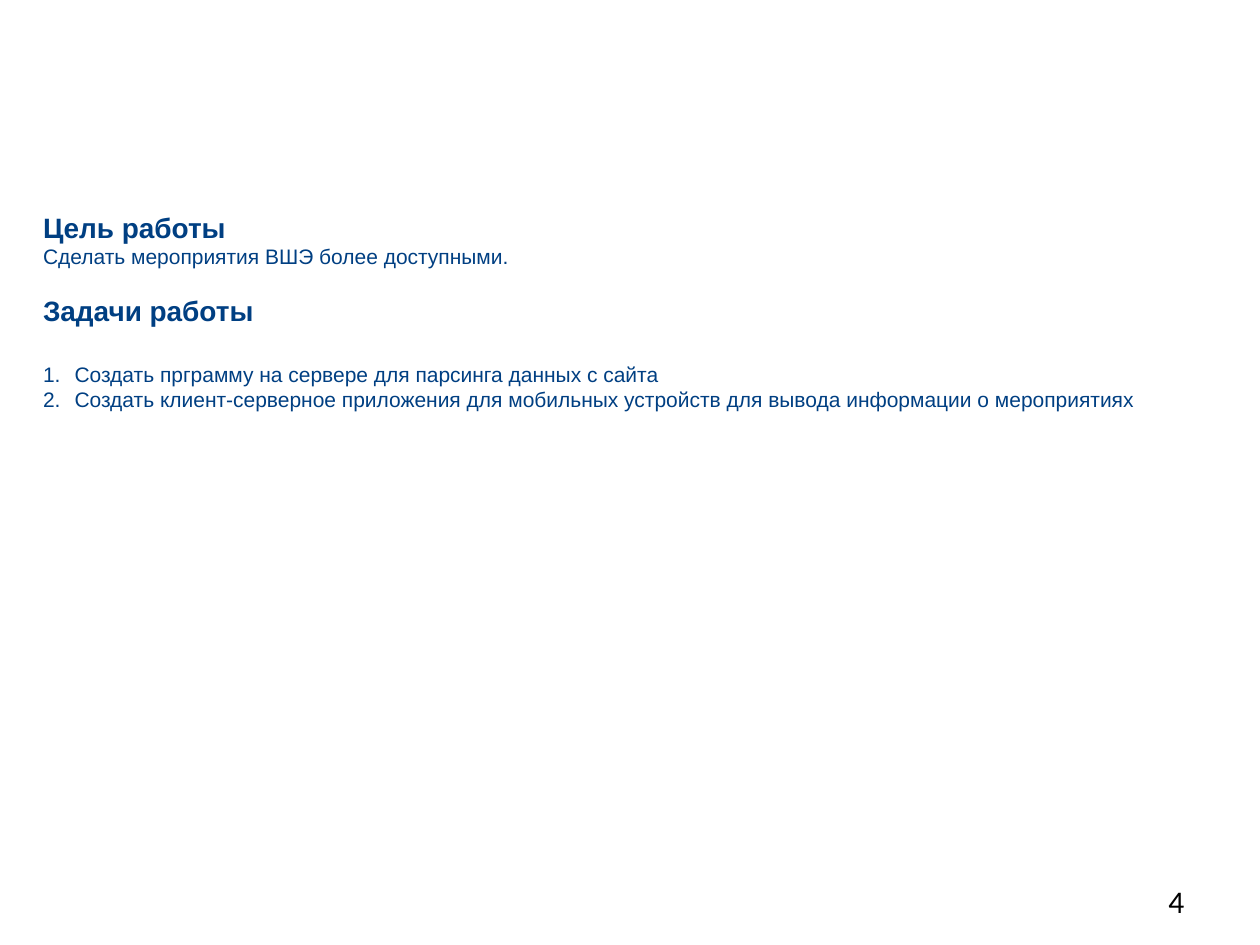
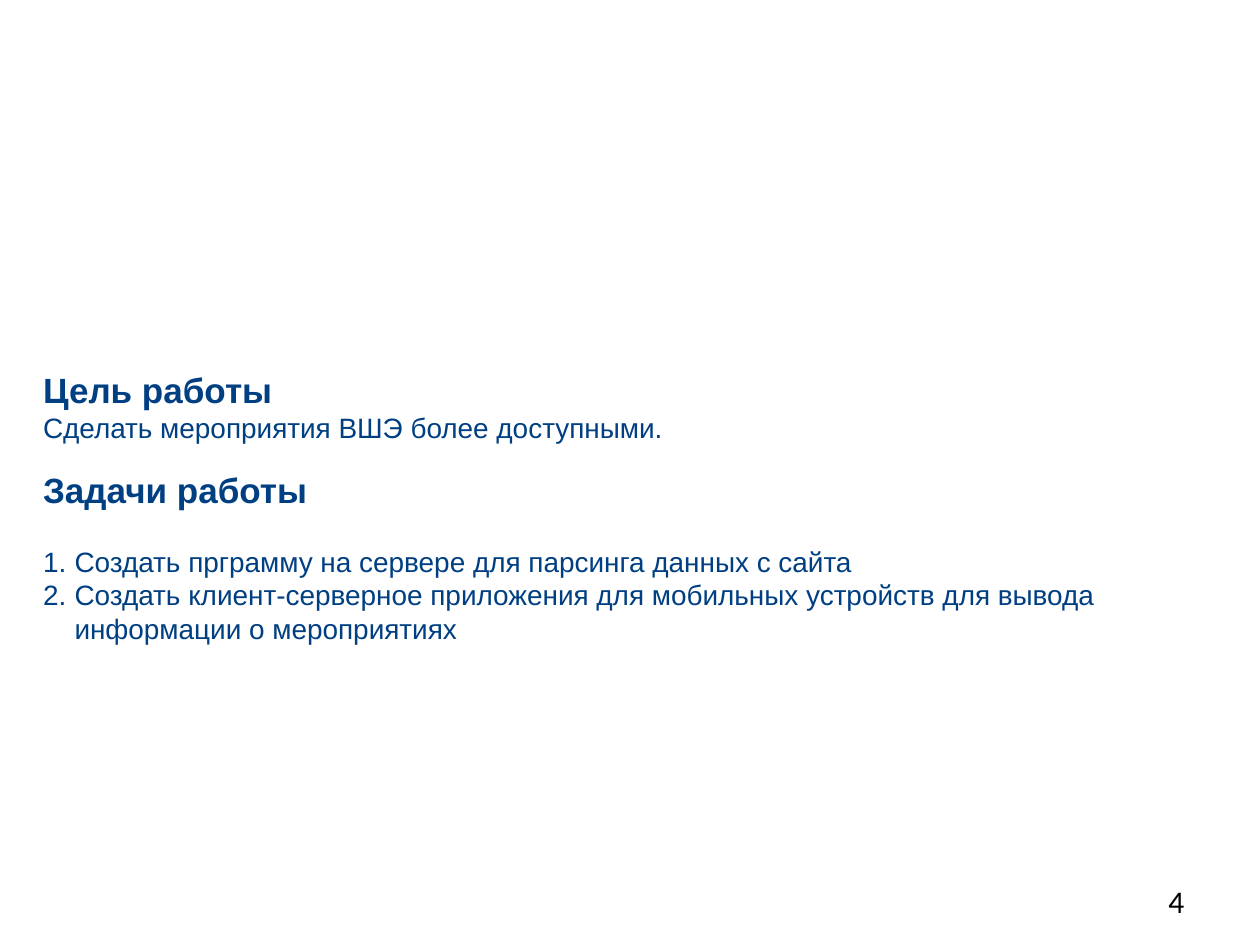
Before and after one commit to M2000h/HSE-APP, a slide deck: slide 4 of Презентация.pptx. Drawn at 1260x945 pixels with LibreOffice and Linux fonts; fonts in the diff are those of the drawing; background and template pictures are left out. Boxes give left, top, right and bottom in pixels: in the first picture for what was removed or moved away, otherwise in the second. Text is boxed around its words. In the diff, an @@ line names an element or a change of style, - is before the commit and + after.

```diff
--- a/Презентация.pptx
+++ b/Презентация.pptx
@@ text "Цель работы Сделать мероприятия ВШЭ ...": place and size @@
-text "Цель работы Сделать мероприятия ВШЭ ..." at (43, 217, 1134, 411)
+text "Цель работы Сделать мероприятия ВШЭ ..." at (43, 377, 1094, 644)
@@ text "Цель работы Сделать мероприятия ВШЭ ..." at (43, 377, 1094, 644): size 16 to 20 pt in "Цель работы", "Задачи работы"; size 12 to 16 pt in "Сделать мероприятия ВШЭ более доступными.", "Создать прграмму на сервере для парсинга данных ...", "Создать клиент-серверное приложения для мобильных устройств  ..." @@
```
Also in this commit, not shown: 5 other slides changed, 1 slide added, 3 slides removed.
